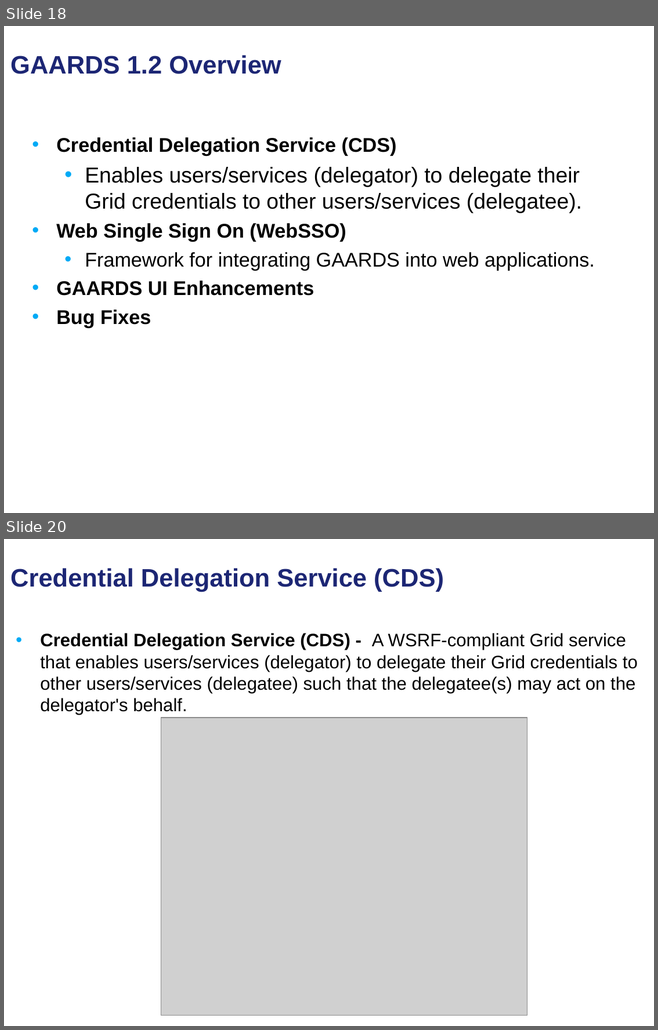
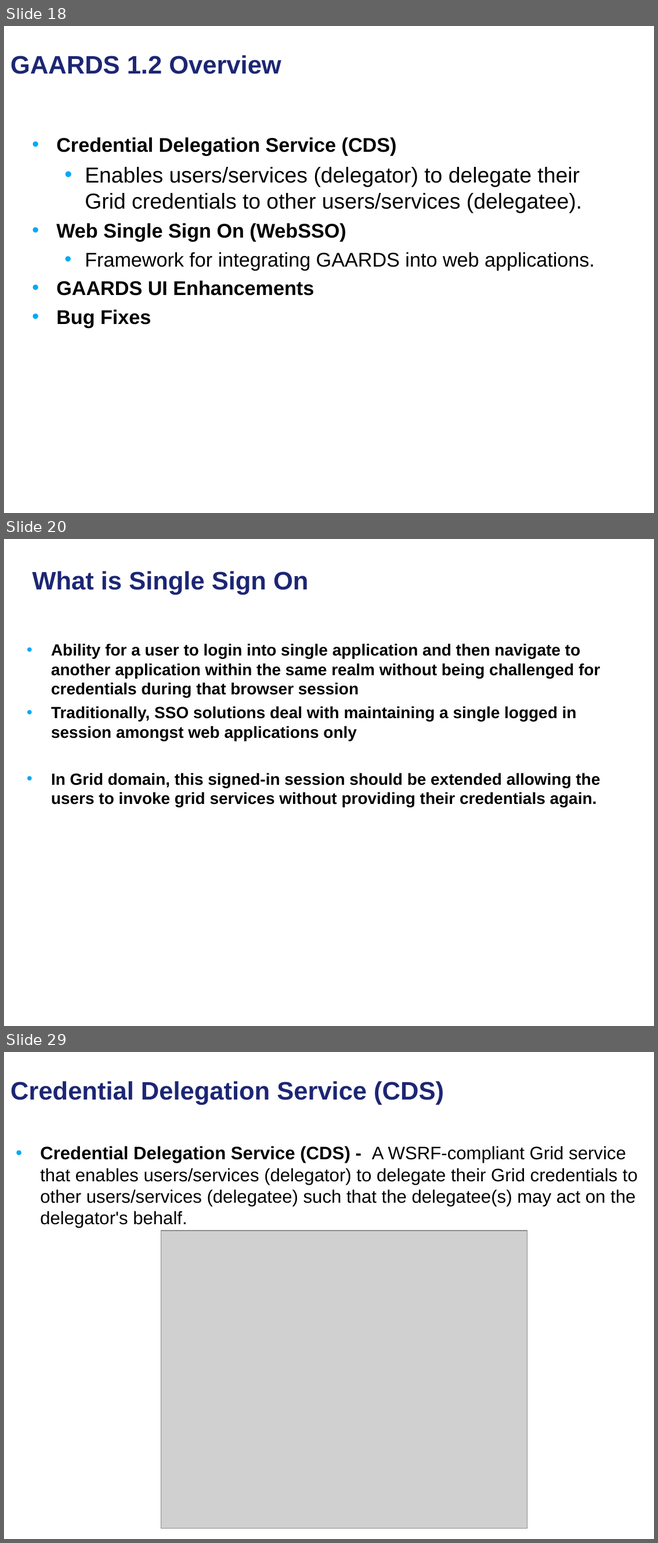
Before and after one commit to NCIP/cagrid-docs, a slide deck: presentations/security/gaards-arch-vcde-f2f-january-2008.ppt. Shown one above the other, each under a label of ours: slides 18 and 20 before the commit, slides 18, 20 and 29 after it; the slides between them are not shown. The pictures are 658x1030 and 658x1543 pixels, drawn with LibreOffice and Linux fonts; fonts in the diff are those of the drawing; grey boxes stand for pictures; background and template pictures are left out. Boxes give left, top, right and bottom in pixels: in the first picture for what was removed or moved away, otherwise in the second. Text is boxed around its words. In the diff, an @@ line names an element or a change of style, - is before the commit and + after.

```diff
--- a/presentations/security/gaards-arch-vcde-f2f-january-2008.ppt
+++ b/presentations/security/gaards-arch-vcde-f2f-january-2008.ppt
@@ slide 20 added at box(4, 539, 654, 1026), background picture (left out) @@
@@ title added at box(32, 571, 308, 595), 28 pt, text #1C2674, bold @@
+What is Single Sign On
@@ text added at box(51, 643, 600, 808), 18 pt, text #000000, bold @@
+  • Ability for a user to login into single application and then navigate to another application within the same realm without being challenged for credentials during that browser session
+  • Traditionally, SSO solutions deal with maintaining a single logged in session amongst web applications only
+  • In Grid domain, this signed-in session should be extended allowing the users to invoke grid services without providing their credentials again.
@@ what was slide 20 is now slide 29 @@
```
Also in this commit, not shown: 9 other slides added, 1 slide removed.
